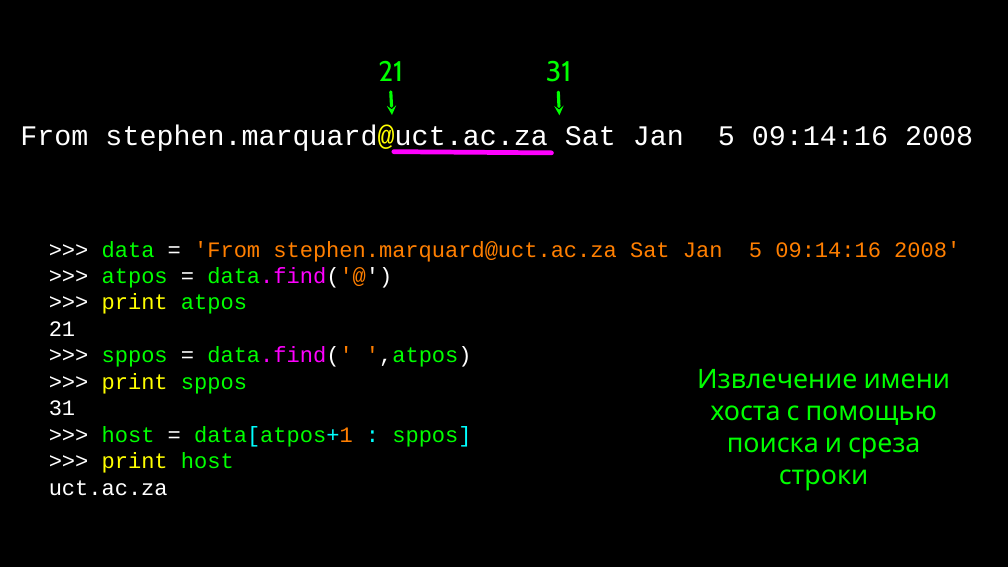
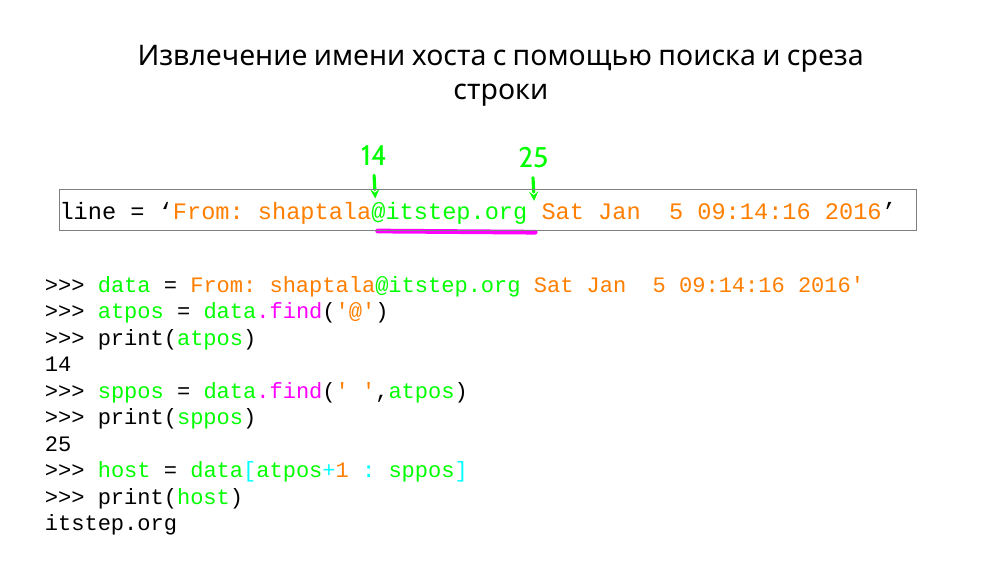
Before and after one commit to maxchv/LearnPython, a slide deck: slide 31 of week06/Strings.pptx. Drawn at 1008x567 pixels with LibreOffice and Linux fonts; fonts in the diff are those of the drawing. Boxes give left, top, right and bottom in pixels: in the first picture for what was removed or moved away, otherwise in the second. Text is boxed around its words. In the diff, an @@ line names an element or a change of style, - is before the commit and + after.

```diff
--- a/week06/Strings.pptx
+++ b/week06/Strings.pptx
@@ background #000000 to #FFFFFF @@
@@ text "Извлечение имени хоста с помощью ...": place and size @@
-text "Извлечение имени хоста с помощью ..." at [697,369,950,491]
+text "Извлечение имени хоста с помощью ..." at [138,44,864,106]
@@ text "Извлечение имени хоста с помощью ..." at [138,44,864,106]: size 34 to 36 pt, text colour #00FF00 to #000000 @@
@@ text removed at [20,125,973,153] @@
-From stephen.marquard@uct.ac.za Sat Jan 5 09:14:16 2008
@@ text at [361,145,387,165]: text changed @@
-21
+14
@@ text at [518,146,548,168]: text changed @@
-31
+25
@@ arrow moved from (392, 115) - (391, 92) to (375, 198) - (374, 175) @@
@@ arrow moved from (560, 115) - (558, 92) to (534, 201) - (533, 177) @@
@@ rectangle added at [60,189,917,231], outline #808080 0.75 pt, 30 pt, text #FF7F00 @@
+line = ‘From: shaptala@itstep.org Sat Jan 5 09:14:16 2016’
@@ text ">>> data = From: shaptala@itstep.org ...": place and size @@
-text ">>> data = From: shaptala@itstep.org ..." at [49,241,960,496]
+text ">>> data = From: shaptala@itstep.org ..." at [45,276,627,535]
@@ line moved from (394, 152) - (552, 153) to (378, 231) - (535, 232) @@
@@ text at [98,276,627,297]: text changed @@
->>> data = 'From stephen.marquard@uct.ac.za Sat Jan 5 09:14:16 2008'
+>>> data = From: shaptala@itstep.org Sat Jan 5 09:14:16 2016'
@@ text at [45,329,257,371]: text changed; text colour #FFFFFF to #000000 @@
->>> print atpos
-21
+>>> print(atpos)
+14
@@ text at [98,303,468,482]: text colour #FFFFFF to #000000 in ">>> = data.find('@')", ">>> = data.find(' ',atpos)", ">>> ="; text colour #FFFFFF to #FF7F00 in "data.find('@')" @@
@@ text at [45,408,257,452]: text changed; text colour #FFFFFF to #000000 @@
->>> print sppos
-31
+>>> print(sppos)
+25
@@ text at [45,488,243,535]: text changed; text colour #FFFFFF to #000000 @@
->>> print host
-uct.ac.za
+>>> print(host)
+itstep.org
```
Also in this commit, not shown: 12 other slides changed, 6 slides added, 7 slides removed, 1 other file.
